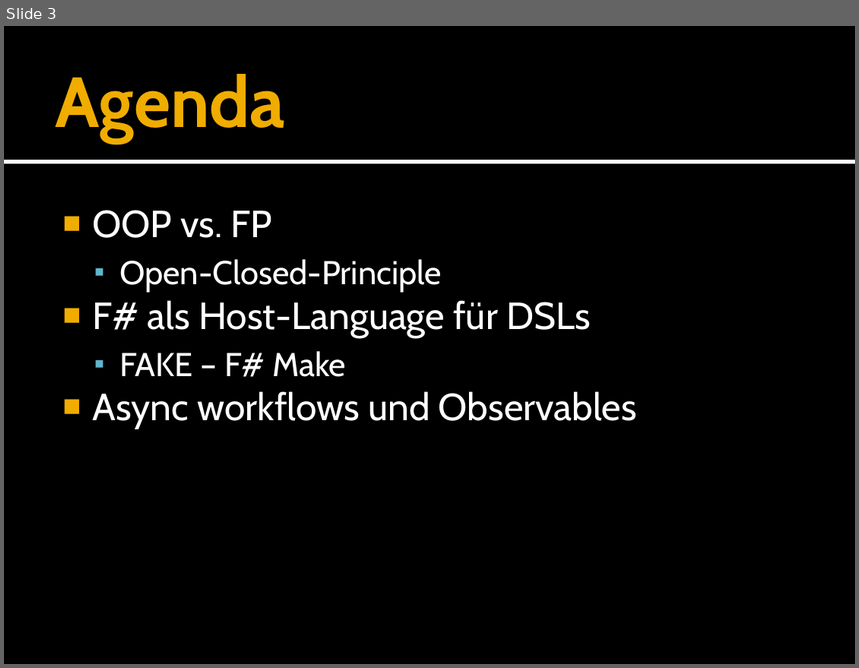
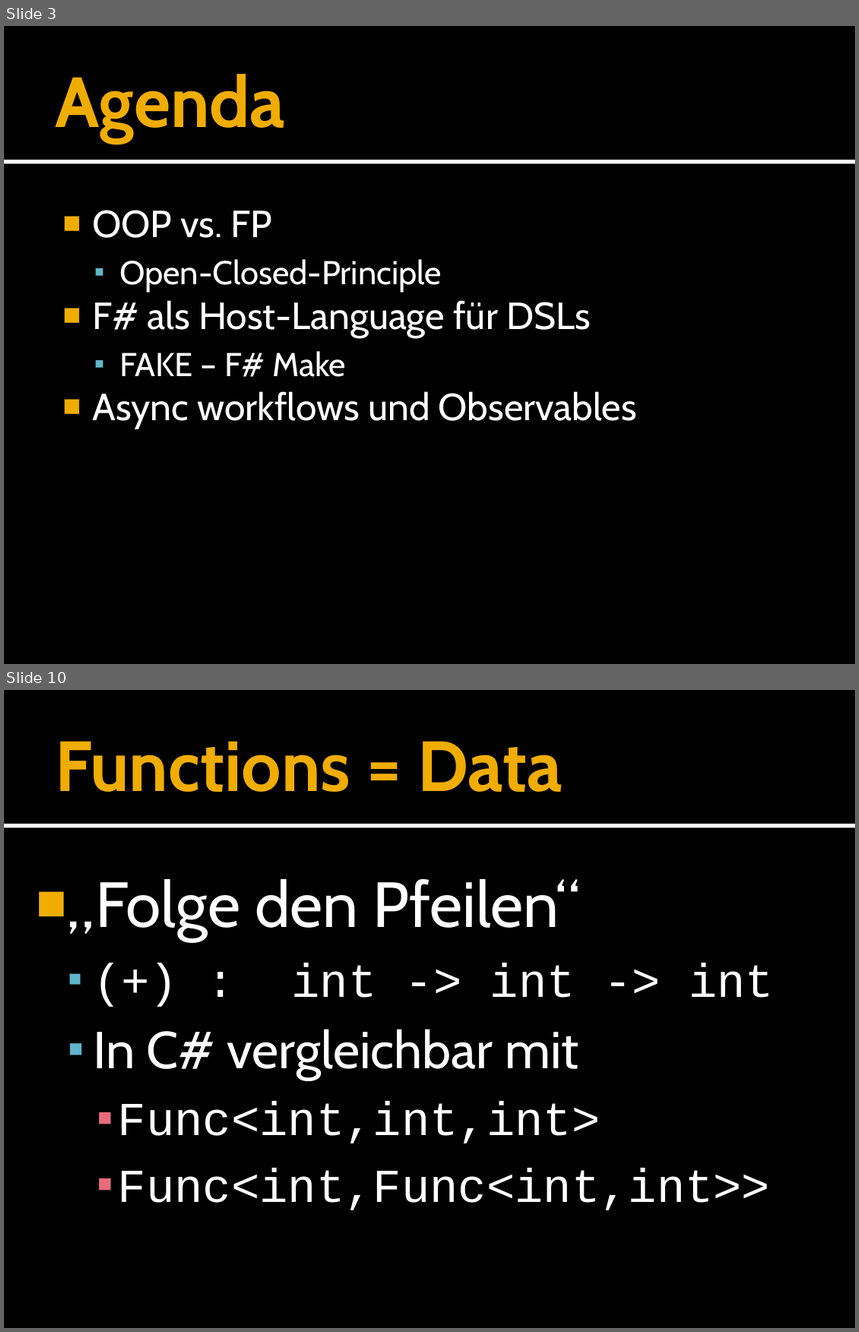
Before and after one commit to forki/FSharpTalk, a slide deck: IntroductionToFSharp.pptx. Shown one above the other, each under a label of ours: slide 3 before the commit, slides 3 and 10 after it; the slides between them are not shown. The pictures are 859x668 and 859x1332 pixels, drawn with LibreOffice and Linux fonts; fonts in the diff are those of the drawing. Boxes give left, top, right and bottom in pixels: in the first picture for what was removed or moved away, otherwise in the second. Text is boxed around its words. In the diff, an @@ line names an element or a change of style, - is before the commit and + after.

```diff
--- a/IntroductionToFSharp.pptx
+++ b/IntroductionToFSharp.pptx
@@ slide 10 added at bbox=[4, 690, 855, 1328], background #000000; not listed: 2 template elements that a slide beside it also shows @@
@@ title added at bbox=[55, 741, 563, 792], 60 pt, text #F0AD00, bold @@
+Functions = Data
@@ text added at bbox=[67, 879, 774, 1211], 40 pt, text #FFFFFF @@
+■ „Folge den Pfeilen“
+  ▪ (+) : int -> int -> int
+  ▪ In C# vergleichbar mit
+    ▪ Func<int,int,int>
+    ▪ Func<int,Func<int,int>>
```
Also in this commit, not shown: 7 slides changed, 1 other slide added.
